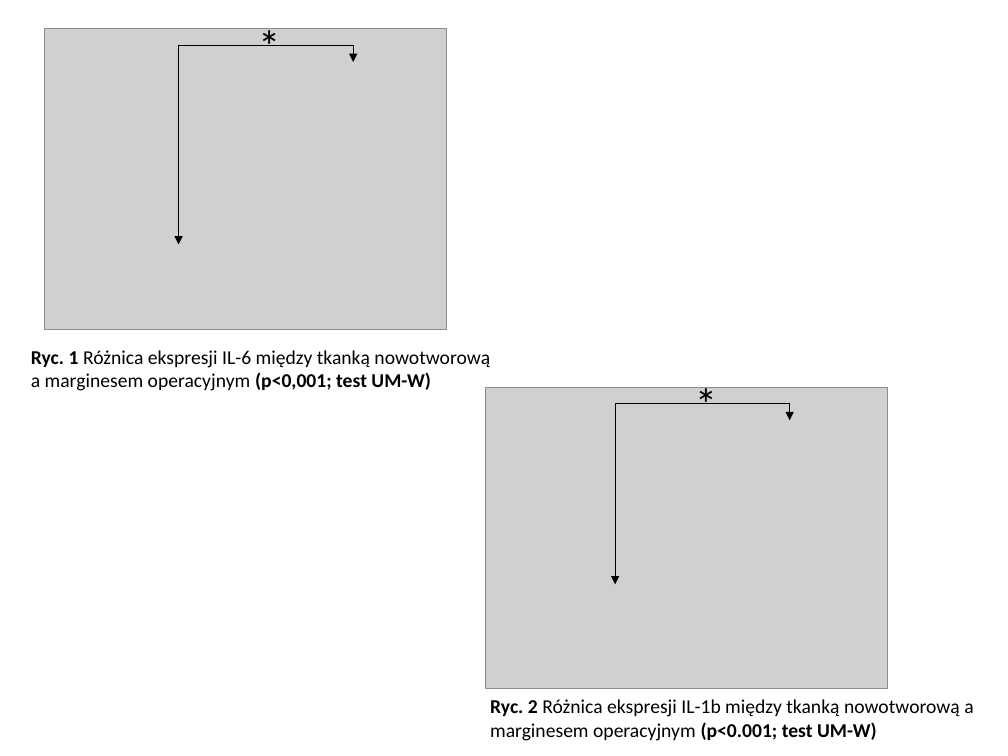
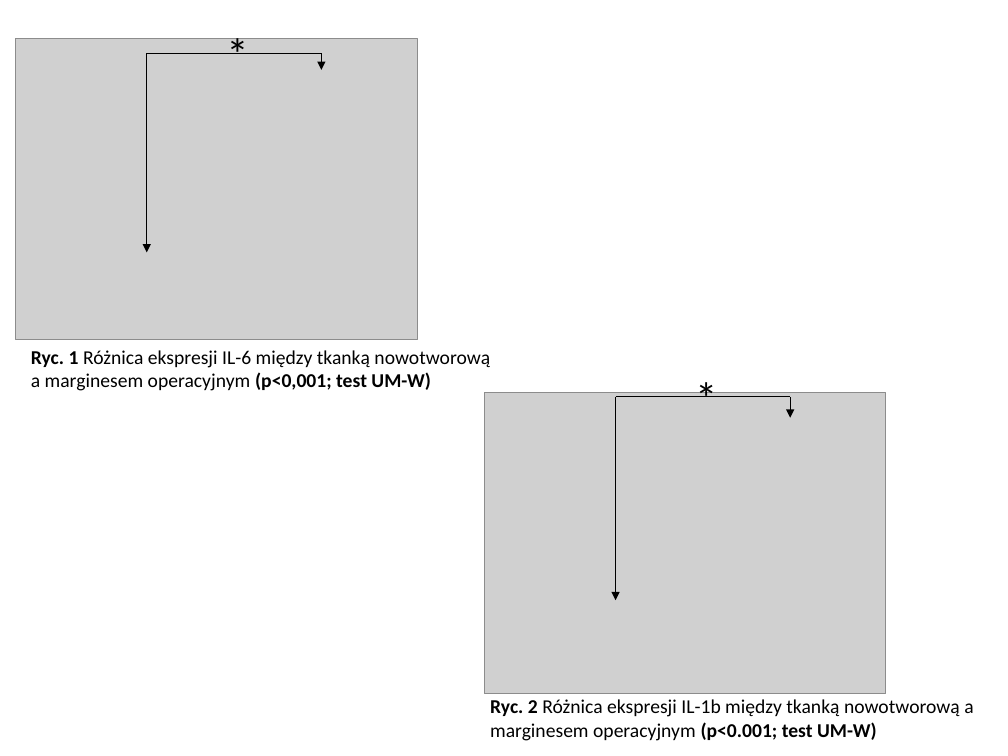
Before and after one commit to empro314/PBB, a slide deck: slide 9 of 1.2Czy-stan-zapalny-ma-wpływ-na-raka-płuca.pptx. Drawn at 1008x756 pixels with LibreOffice and Linux fonts; fonts in the diff are those of the drawing; grey boxes stand for pictures. Boxes give left, top, right and bottom in pixels: in the first picture for what was removed or moved away, otherwise in the second. Text is boxed around its words. In the diff, an @@ line names an element or a change of style, - is before the commit and + after.

```diff
--- a/1.2Czy-stan-zapalny-ma-wpływ-na-raka-płuca.pptx
+++ b/1.2Czy-stan-zapalny-ma-wpływ-na-raka-płuca.pptx
@@ 2 arrows, 1 line, 1 text, 1 picture: place and size @@
-2 arrows, 1 line, 1 text, 1 picture at (45,13,448,330)
+2 arrows, 1 line, 1 text, 1 picture at (16,21,418,340)
@@ picture: place and size @@
-picture at (486,387,888,688)
+picture at (484,392,886,694)
@@ arrow moved from (615, 403) - (615, 585) to (616, 397) - (616, 600) @@
@@ 1 line, 1 text, 1 arrow: place and size @@
-1 line, 1 text, 1 arrow at (615,371,789,435)
+1 line, 1 text, 1 arrow at (616,365,790,429)
```
Also in this commit, not shown: 2 other slides changed, 1 slide removed.
